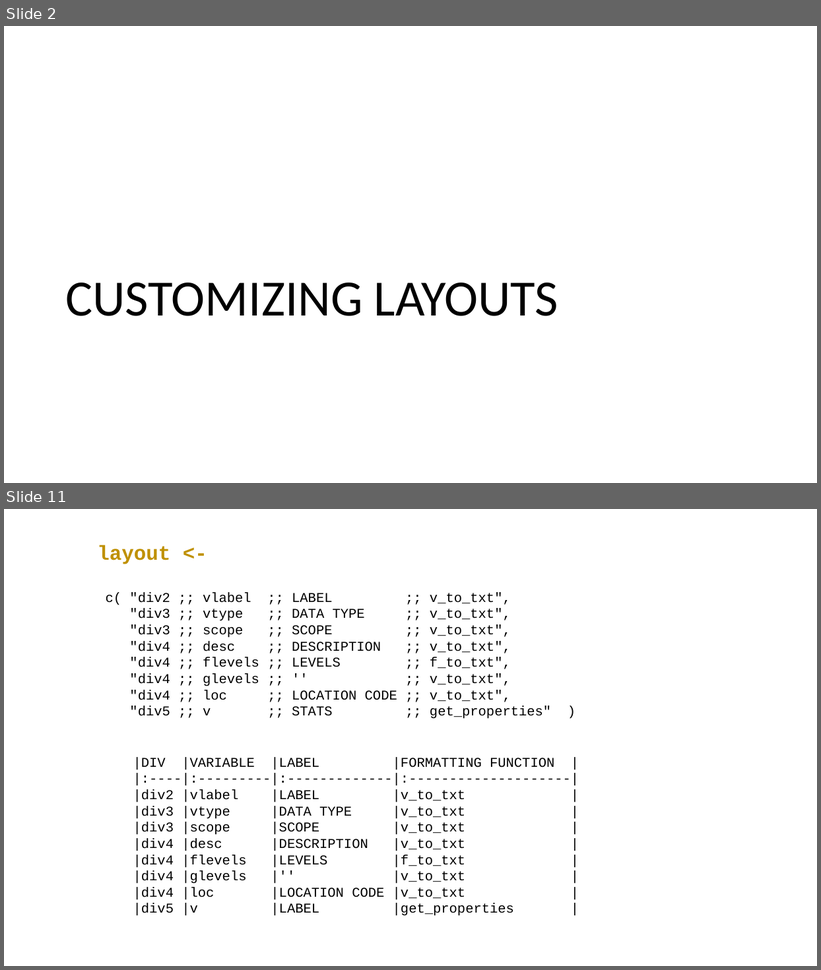
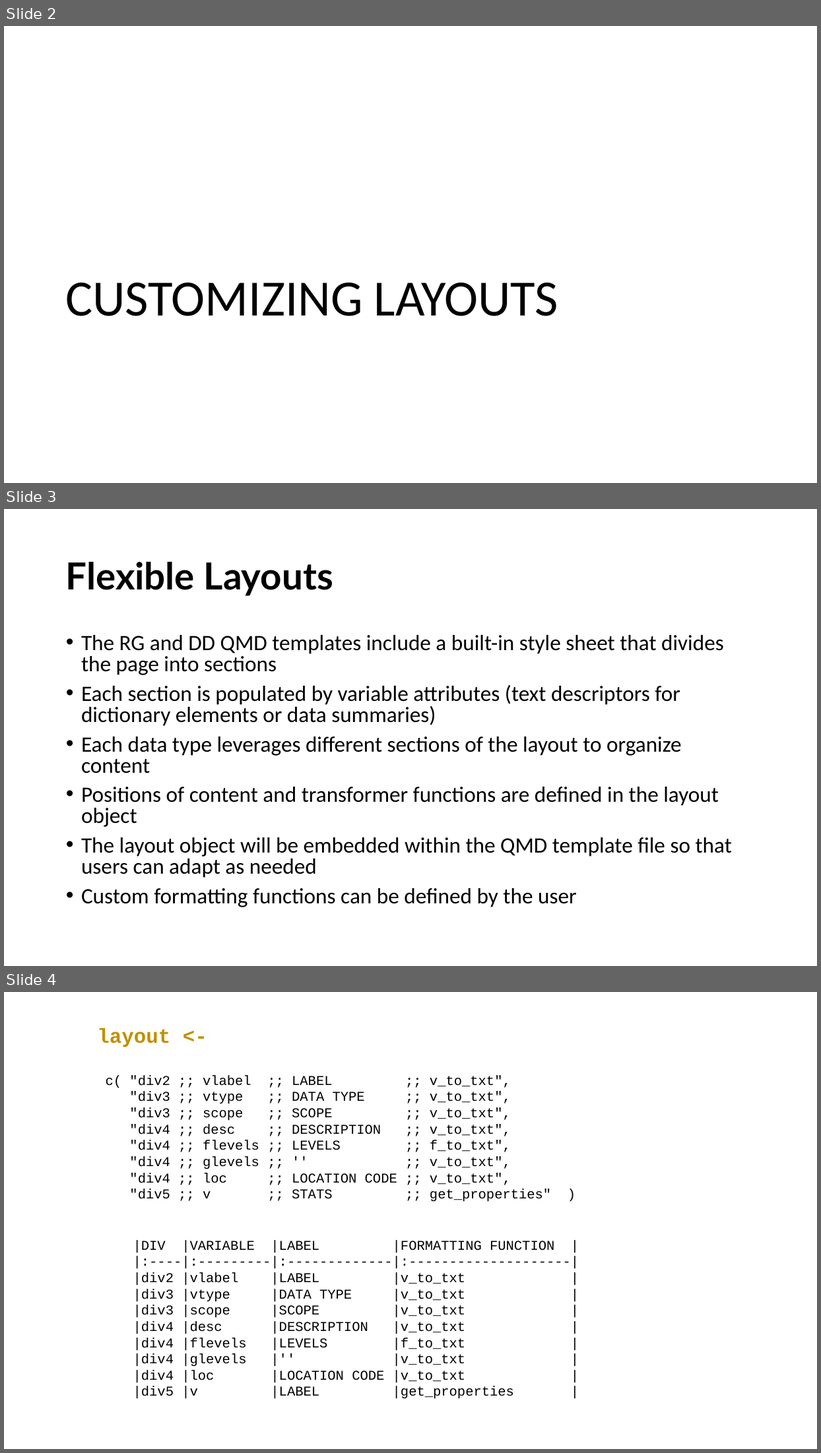
Before and after one commit to UrbanInstitute/datagoodr, a slide deck: pptx/LAYOUTS.pptx. Shown one above the other, each under a label of ours: slides 2 and 11 before the commit, slides 2, 3 and 4 after it; the slides between them are not shown. The pictures are 821x970 and 821x1453 pixels, drawn with LibreOffice and Linux fonts; fonts in the diff are those of the drawing. Boxes give left, top, right and bottom in pixels: in the first picture for what was removed or moved away, otherwise in the second. Text is boxed around its words. In the diff, an @@ line names an element or a change of style, - is before the commit and + after.

```diff
--- a/pptx/LAYOUTS.pptx
+++ b/pptx/LAYOUTS.pptx
@@ slide 3 added at bbox=[4, 509, 817, 966], background #FFFFFF @@
@@ title added at bbox=[66, 562, 333, 596], 44 pt, text #000000, bold @@
+Flexible Layouts
@@ text added at bbox=[81, 635, 732, 908], 25.9 pt, text #000000 @@
+• The RG and DD QMD templates include a built-in style sheet that divides the page into sections
+• Each section is populated by variable attributes (text descriptors for dictionary elements or data summaries)
+• Each data type leverages different sections of the layout to organize content
+• Positions of content and transformer functions are defined in the layout object
+• The layout object will be embedded within the QMD template file so that users can adapt as needed
+• Custom formatting functions can be defined by the user
@@ what was slide 11 is now slide 4 @@
```
Also in this commit, not shown: 7 slides changed, 7 other slides added, 2 slides removed, 27 other files.
